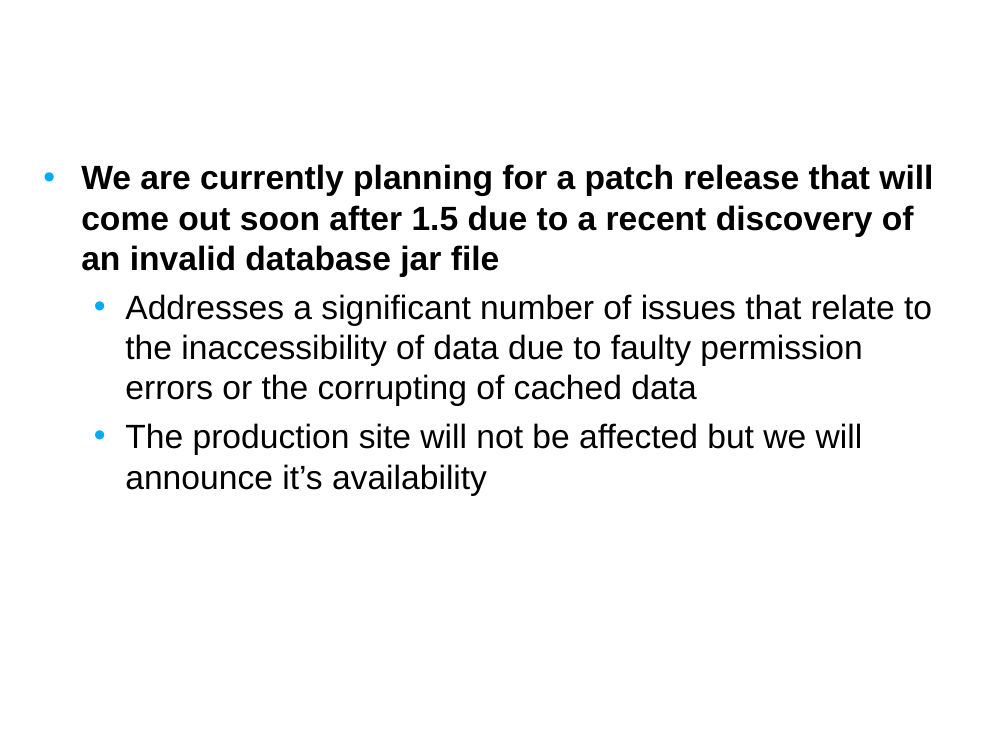
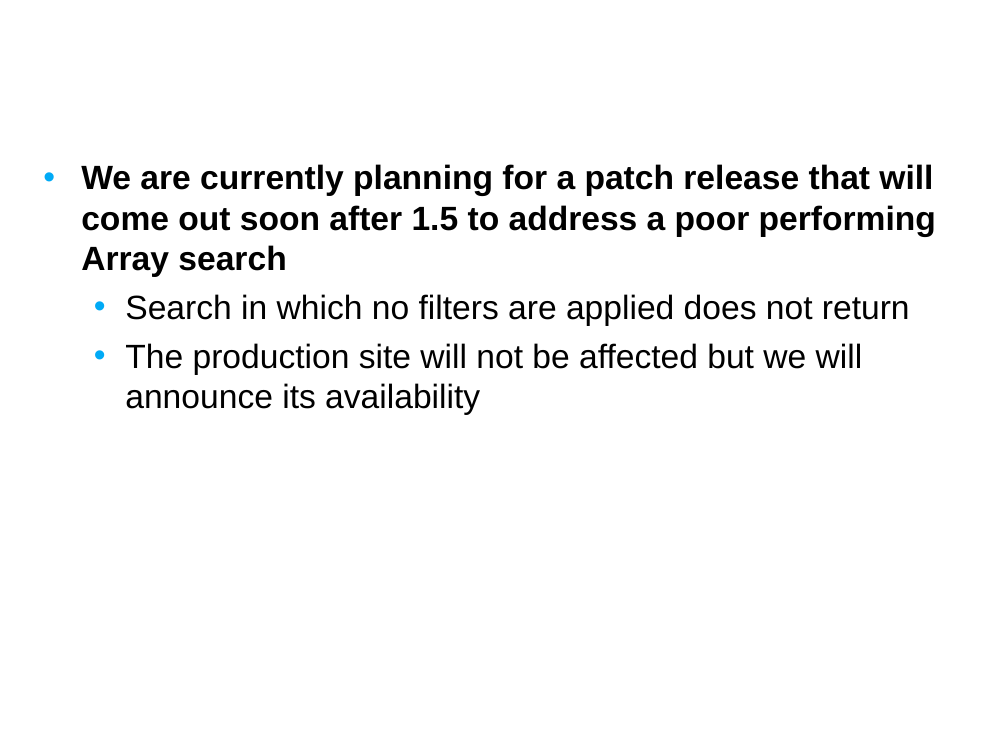
Before and after one commit to NCIP/caarray-docs, a slide deck: slide 4 of project_management/open_meetings/caArray User Community Meeting June 20.ppt. Drawn at 1008x756 pixels with LibreOffice and Linux fonts; fonts in the diff are those of the drawing; background and template pictures are left out. Boxes give left, top, right and bottom in pixels: in the first picture for what was removed or moved away, otherwise in the second. Text is boxed around its words. In the diff, an @@ line names an element or a change of style, - is before the commit and + after.

```diff
--- a/project_management/open_meetings/caArray User Community Meeting June 20.ppt
+++ b/project_management/open_meetings/caArray User Community Meeting June 20.ppt
@@ text at <box>81,164,936,415</box>: text changed @@
-• We are currently planning for a patch release that will come out soon after 1.5 due to a recent discovery of an invalid database jar file
-  • Addresses a significant number of issues that relate to the inaccessibility of data due to faulty permission errors or the corrupting of cached data
-  • The production site will not be affected but we will announce it’s availability
+• We are currently planning for a patch release that will come out soon after 1.5 to address a poor performing Array search
+  • Search in which no filters are applied does not return
+  • The production site will not be affected but we will announce its availability
```
Also in this commit, not shown: 6 other slides changed.
